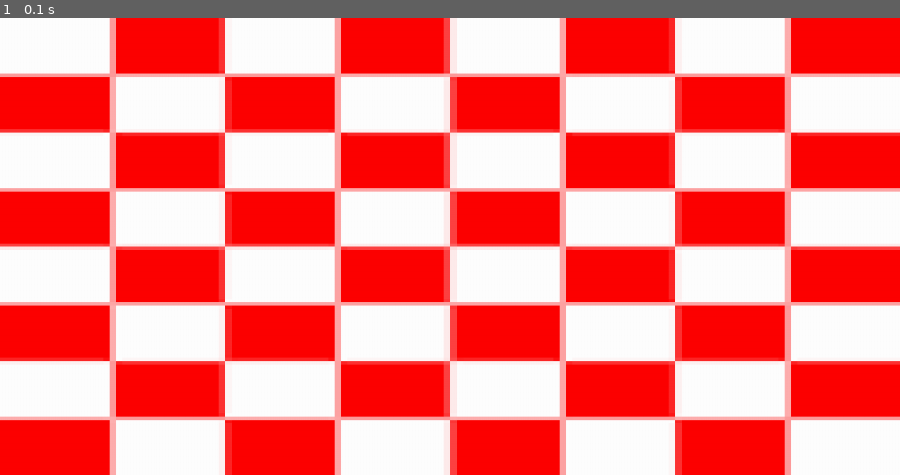
Above: before the commit, frame 1.
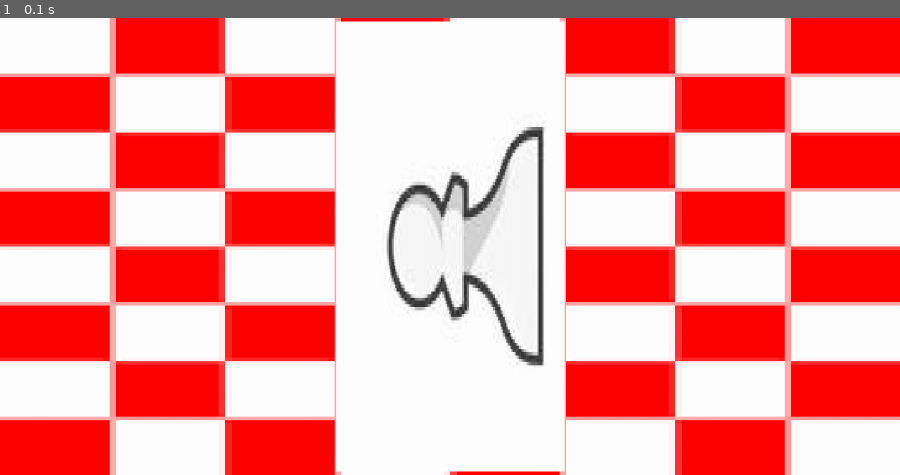
Above: after the commit, the same moment.

Repository: FizzyKing6002/App-Game-Designer-using-Pygame
Game: pygame game, started from projectEditor.py
The game is run twice, just before and just after one commit, with the same random seed, the same clock (stepped at 60 frames per second) and the same inputs.
Inputs:
- Up to frame 1 (0.1 s): no input

The runs differ from the first frame. In frame 1, 15% of the frame differs, in the area x 37-63%, y 0-100%.

Commit message:
Bug Fix when Drawing Transparent Objects
Rounding caused the opacity to be zero, therefore the object would not show.

Diff:
--- a/EditorScripts/ObjectScripts/Example_Object2.py
+++ b/EditorScripts/ObjectScripts/Example_Object2.py
@@ -16,7 +16,7 @@
         self.position_modifiers = [[0, 0.5], [0, 0.5]]
         self.size_modifiers = [[0, 0.5], [0, 0.5]]
         self.rotation_modifiers = [90, 1]
-        self.opacity_modifiers = [0, 0.5]
+        self.opacity_modifiers = [0, 1]
 
         self.animations = []
 
--- a/ImportCode/objects.py
+++ b/ImportCode/objects.py
@@ -60,15 +60,15 @@
             opa_mod = self.opacity_modifiers
 
             self.pos = [
-                round(con_pos[0] + con_size[0] * (pos_mod[0][1] - 0.5) + pos_mod[0][0]),
-                round(con_pos[1] + con_size[1] * (pos_mod[1][1] - 0.5) + pos_mod[1][0])
+                con_pos[0] + con_size[0] * (pos_mod[0][1] - 0.5) + pos_mod[0][0],
+                con_pos[1] + con_size[1] * (pos_mod[1][1] - 0.5) + pos_mod[1][0]
             ]
             self.size = [
-                max(round(con_size[0] * size_mod[0][1] + size_mod[0][0]), 0),
-                max(round(con_size[1] * size_mod[1][1] + size_mod[1][0]), 0)
+                max(con_size[0] * size_mod[0][1] + size_mod[0][0], 0),
+                max(con_size[1] * size_mod[1][1] + size_mod[1][0], 0)
             ]
-            self.rot = round(con_rot * rot_mod[1] + rot_mod[0])
-            self.opa = min(max(round(con_opa * opa_mod[1] + opa_mod[0]), 0), 1)
+            self.rot = con_rot * rot_mod[1] + rot_mod[0]
+            self.opa = min(max(con_opa * opa_mod[1] + opa_mod[0], 0), 1)
 
             #add animation values
 
@@ -92,7 +92,7 @@
 
     def draw_self(self, window):
         temp_img = pygame.transform.rotate(pygame.transform.scale(
-            self.img, self.size), self.rot)
+            self.img, [round(self.size[0]), round(self.size[1])]), self.rot)
 
         width = temp_img.get_width()
         height = temp_img.get_height()
